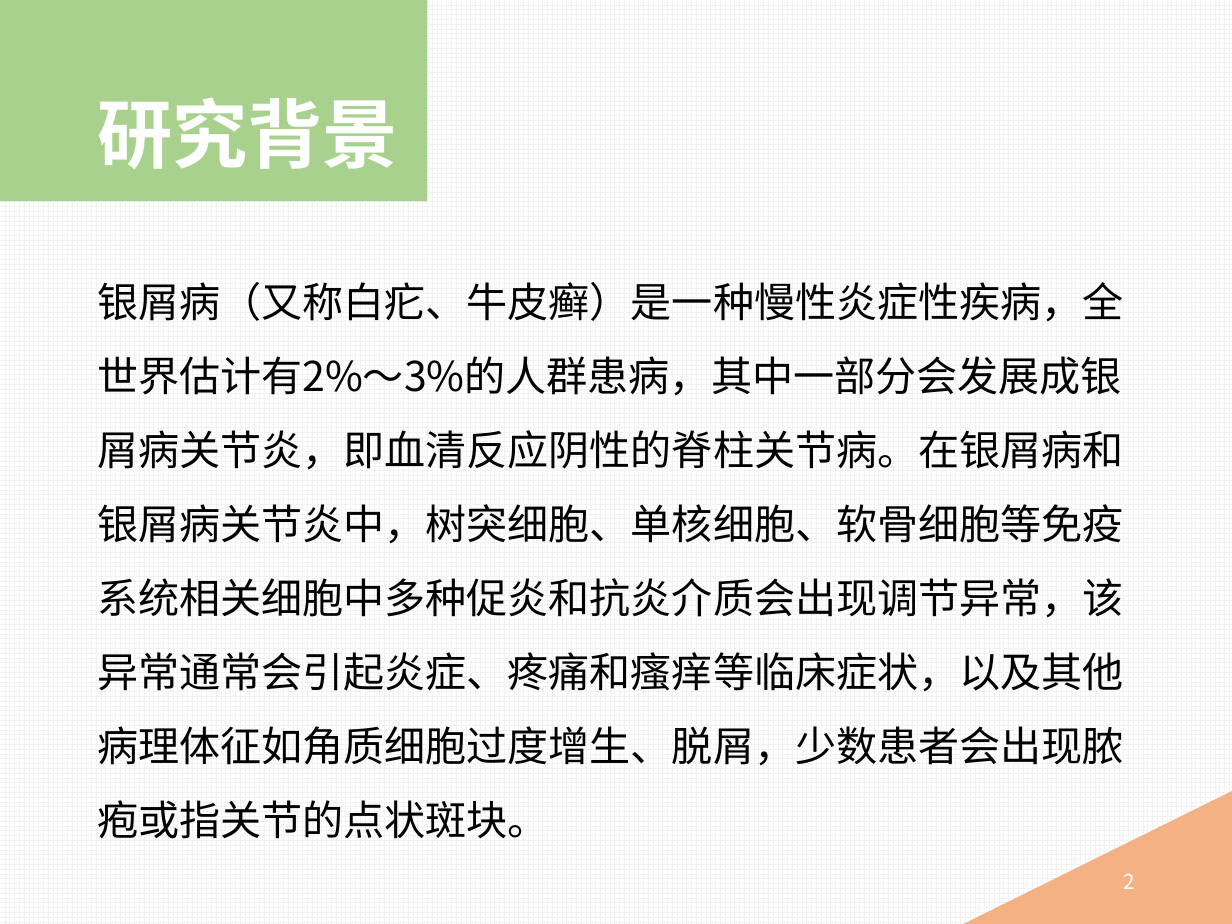
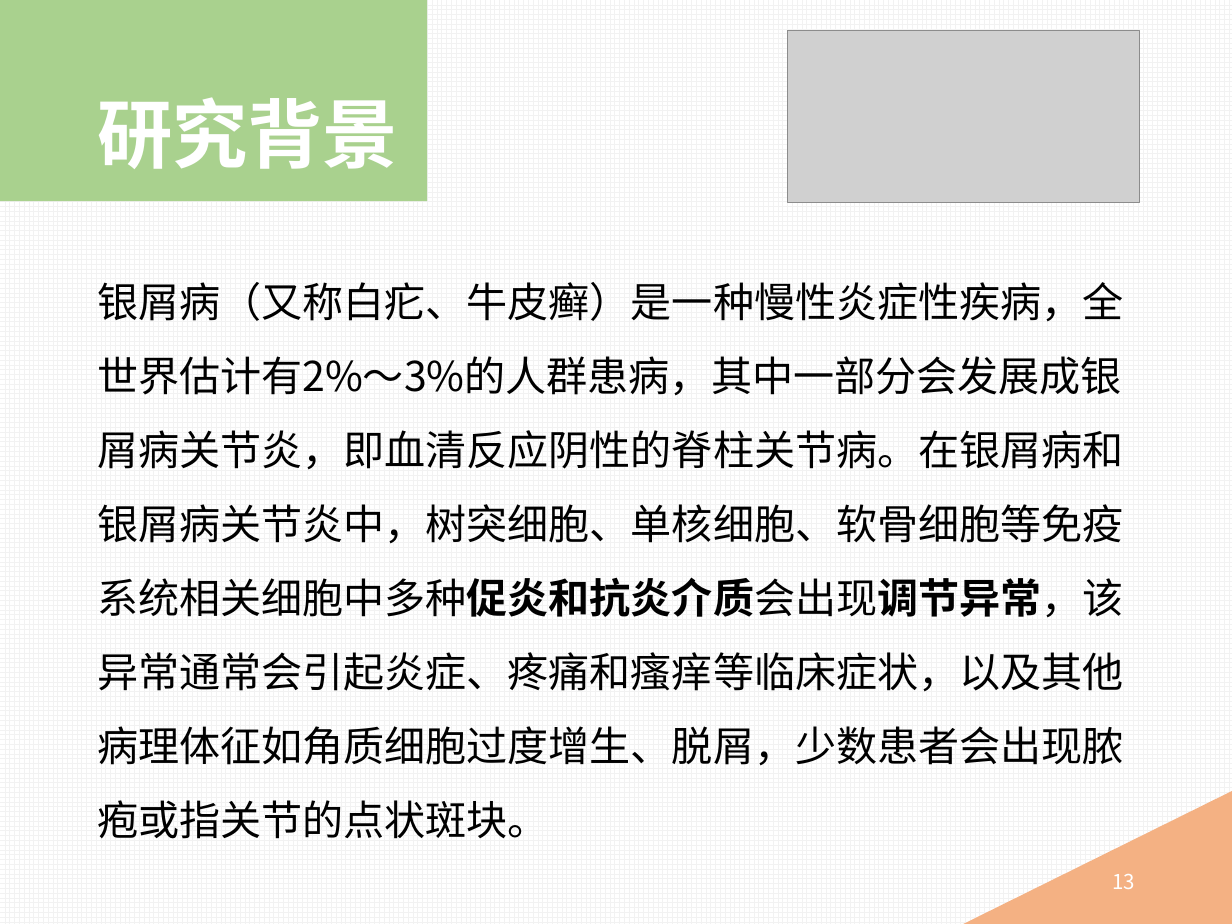
Before and after one commit to mingyong/Project-PDE, a slide deck: slide 13 of 磷酸二酯酶抑制剂.pptx (slide 2 before the commit). Drawn at 1232x924 pixels with LibreOffice and Linux fonts; fonts in the diff are those of the drawing; grey boxes stand for pictures. Boxes give left, top, right and bottom in pixels: in the first picture for what was removed or moved away, otherwise in the second. Text is boxed around its words. In the diff, an @@ line names an element or a change of style, - is before the commit and + after.

```diff
--- a/磷酸二酯酶抑制剂.pptx
+++ b/磷酸二酯酶抑制剂.pptx
@@ picture added at (x1=787, y1=31, x2=1140, y2=203) @@
@@ text "银屑病（又称白疕、牛皮癣）是一种慢性炎症性疾病，全世界估计有2%～3%的人群患病，其中一部分会发展成银屑病关节炎，即血清 ..." at (x1=97, y1=282, x2=1124, y2=839): bold on in "银屑病（又称白疕、牛皮癣）是一种慢性炎症性疾病，全世界估计有2%～3%的人群患病，其中一部分会发展成银屑病关节炎，即血清 ..." @@
@@ page number at (x1=1112, y1=874, x2=1135, y2=889): text changed @@
-2
+13
```
Also in this commit, not shown: 8 other slides changed, 13 slides added.
